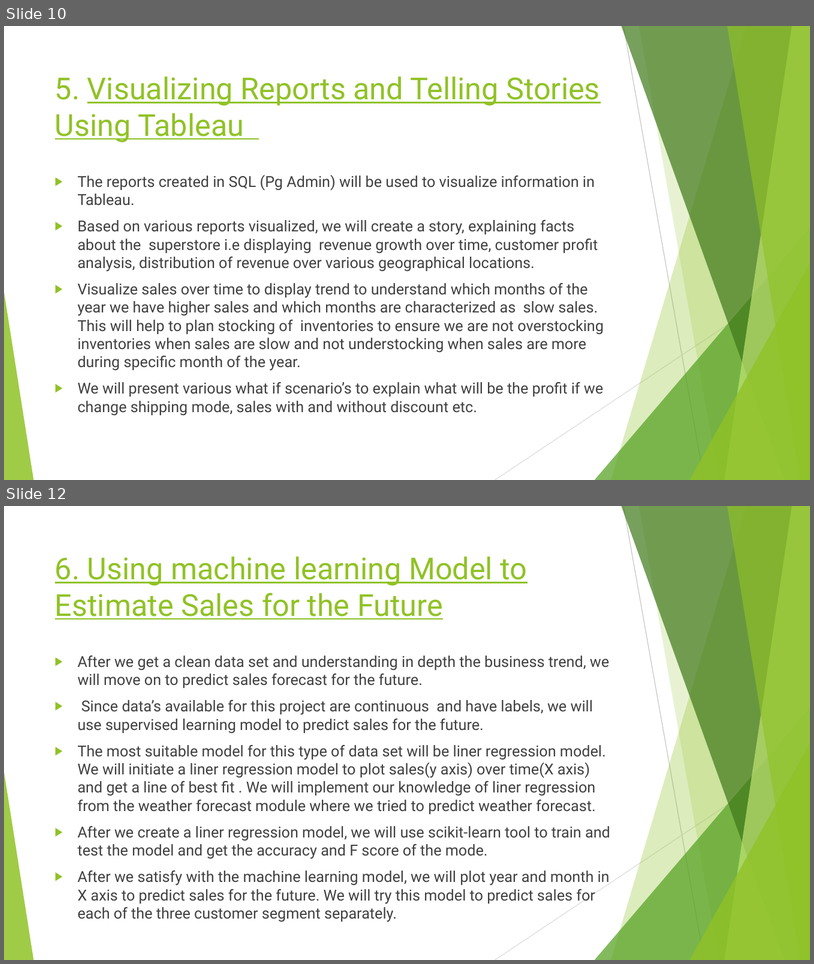
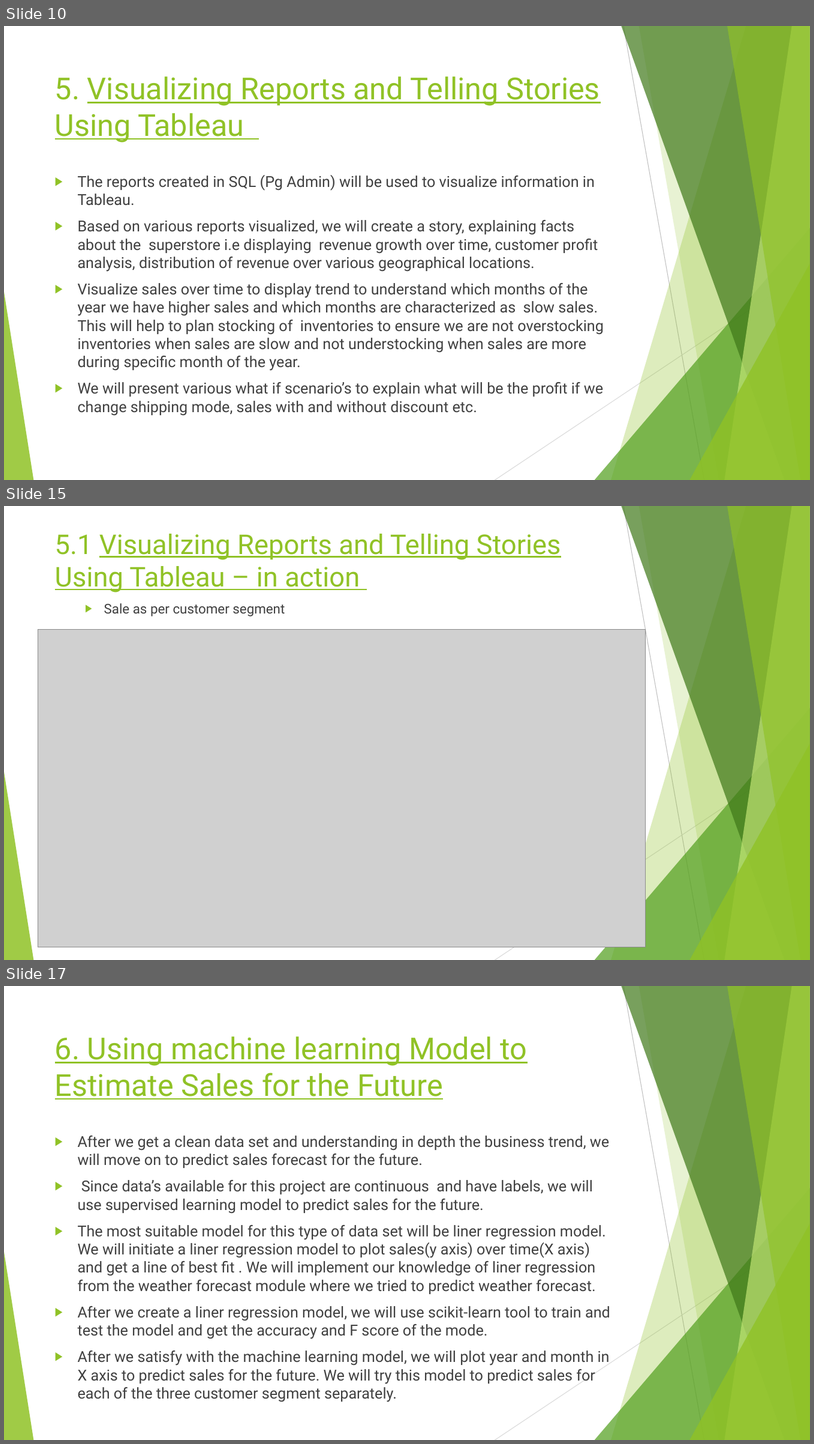
Before and after one commit to rubadhanaraj/Final_project, a slide deck: Project details.pptx. Shown one above the other, each under a label of ours: slides 10 and 12 before the commit, slides 10, 15 and 17 after it; the slides between them are not shown. The pictures are 814x964 and 814x1444 pixels, drawn with LibreOffice and Linux fonts; fonts in the diff are those of the drawing; grey boxes stand for pictures. Boxes give left, top, right and bottom in pixels: in the first picture for what was removed or moved away, otherwise in the second. Text is boxed around its words. In the diff, an @@ line names an element or a change of style, - is before the commit and + after.

```diff
--- a/Project details.pptx
+++ b/Project details.pptx
@@ slide 15 added at [4, 506, 810, 960], background #FFFFFF; not listed: 10 template elements that a slide beside it also shows @@
@@ title added at [55, 534, 561, 592], 32.4 pt, text #90C226, underline @@
+5.1 Visualizing Reports and Telling Stories Using Tableau – in action
@@ text added at [104, 603, 285, 616], 16 pt, text #404040 @@
+  ▶ Sale as per customer segment
@@ picture added at [38, 630, 646, 947] @@
@@ what was slide 12 is now slide 17 @@
```
Also in this commit, not shown: 2 slides changed, 4 other slides added.
